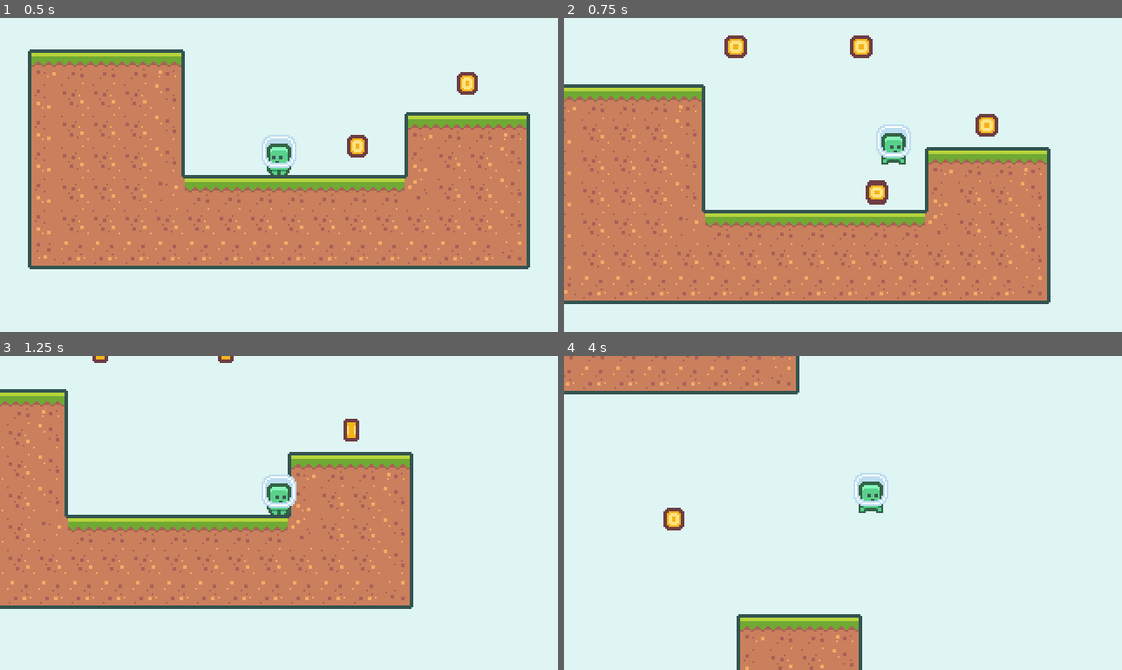
Above: before the commit, frames 1-4 (two rows, left to right).
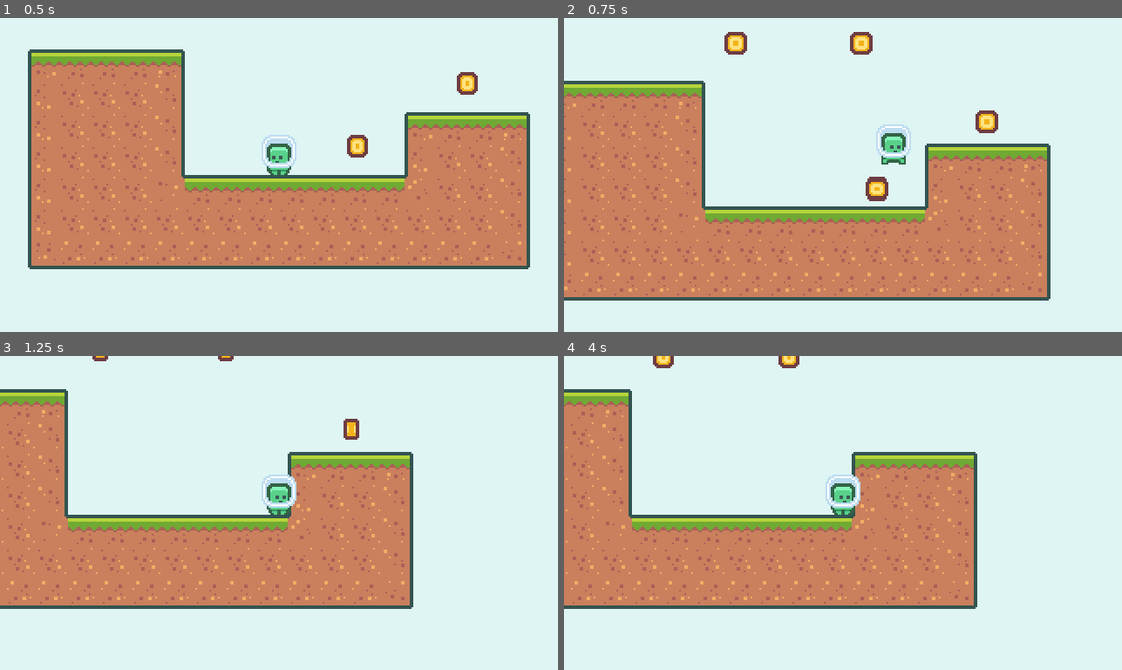
Above: after the commit, the same moments.

Repository: nahuakang/2dplatformer
Game: Godot game, scene res://scenes/Main.tscn
Two runs of this game, one before a commit and one after it. Both use one fixed random seed, a clock stepped at 60 frames per second and the inputs below.
Inputs:
- Up to frame 1 (0.5 s): no input
- Up to frame 2 (0.75 s): hold D (move_right) from 0.53 s (still down); hold W (jump) from 0.53 s (still down); tap Shift (dash) at 0.6 s
- Up to frame 3 (1.25 s): keep holding D (move_right); keep holding W (jump)
- Up to frame 4 (4 s): release W (jump) at 1.28 s; tap W (jump) at 1.35, 1.52, 1.82, 3.02, 3.32 s; tap Shift (dash) at 1.55, 2.1, 2.85 s; release D (move_right) at 2.03 s; hold A (move_left) 2.03-2.78 s; hold W (jump) 2.03-2.78 s; hold D (move_right) from 2.78 s (still down); hold W (jump) from 3.53 s (still down)

Frame 1 is identical in both runs. In frame 2, 12% of the frame differs, in the area x 0-88%, y 4-92%; in frame 3, less than 0.1%; in frame 4, 41%, in the area x 0-75%, y 0-100%.

Commit message:
Tweak player; add flag; add win condition

Diff:
--- a/scenes/BaseLevel.tscn
+++ b/scenes/BaseLevel.tscn
@@ -1,6 +1,7 @@
-[gd_scene load_steps=5 format=2]
+[gd_scene load_steps=6 format=2]
 
 [ext_resource path="res://scenes/TileMap.tscn" type="PackedScene" id=1]
+[ext_resource path="res://scenes/Flag.tscn" type="PackedScene" id=2]
 [ext_resource path="res://scenes/BaseLevel.gd" type="Script" id=3]
 [ext_resource path="res://scenes/GameCamera.tscn" type="PackedScene" id=4]
 [ext_resource path="res://scenes/Player.tscn" type="PackedScene" id=5]
@@ -13,6 +14,8 @@
 
 [node name="GameCamera" parent="." instance=ExtResource( 4 )]
 
+[node name="Flag" parent="." instance=ExtResource( 2 )]
+
 [node name="Enemies" type="Node2D" parent="."]
 
 [node name="Collectibles" type="Node2D" parent="."]
--- /dev/null
+++ b/scenes/Flag.gd
@@ -0,0 +1,9 @@
+extends Node2D
+
+signal player_won
+
+func _ready():
+	$Area2D.connect("area_entered", self, "on_area_entered")
+
+func on_area_entered(_area2d: Area2D) -> void:
+	emit_signal("player_won")
--- /dev/null
+++ b/scenes/Flag.tscn
@@ -0,0 +1,40 @@
+[gd_scene load_steps=7 format=2]
+
+[ext_resource path="res://assets/flag/tile_0131.png" type="Texture" id=1]
+[ext_resource path="res://assets/flag/tile_0112.png" type="Texture" id=2]
+[ext_resource path="res://assets/flag/tile_0111.png" type="Texture" id=3]
+[ext_resource path="res://scenes/Flag.gd" type="Script" id=4]
+
+[sub_resource type="RectangleShape2D" id=2]
+extents = Vector2( 8, 18 )
+
+[sub_resource type="SpriteFrames" id=1]
+animations = [ {
+"frames": [ ExtResource( 3 ), ExtResource( 2 ) ],
+"loop": true,
+"name": "default",
+"speed": 8.0
+} ]
+
+[node name="Flag" type="Node2D"]
+script = ExtResource( 4 )
+
+[node name="Area2D" type="Area2D" parent="."]
+position = Vector2( 6, -18 )
+collision_layer = 524288
+collision_mask = 0
+
+[node name="CollisionShape2D" type="CollisionShape2D" parent="Area2D"]
+shape = SubResource( 2 )
+
+[node name="Sprite" type="Sprite" parent="."]
+texture = ExtResource( 1 )
+centered = false
+offset = Vector2( 0, -18 )
+
+[node name="AnimatedSprite" type="AnimatedSprite" parent="."]
+position = Vector2( 0, -36 )
+frames = SubResource( 1 )
+frame = 1
+playing = true
+centered = false
--- a/scenes/Levels/Level_001.tscn
+++ b/scenes/Levels/Level_001.tscn
@@ -9,7 +9,10 @@
 [node name="Level_001" instance=ExtResource( 2 )]
 
 [node name="TileMap" parent="." index="0"]
-tile_data = PoolIntArray( -524314, 0, 0, -524313, 0, 1, -524 …(163 unchanged characters)… 89824, 0, 1, -589823, 0, 1, -589822, 0, 1, -589821, 0, 1, -589820, 0, 1, -589819, 0, 2, -458778, 0, 131072, -458777, 0, 131073, -458776, 0, 131073, -458775, 0, 131073, -458774, 0, 131073, -458773, 0, 131073, -458772, 0, 131073, -458771, 0, 131073, -458770, 0, 131074, -458756, 0, 131072, -458755, 0, 131073, -458754, 0, 131073, -458753, 0, 131073, -524288, 0, 131073, -524287, 0, 131073, -524286, 0, 131073, -524285, 0, 131073, -524284, 0, 131073, -524283, 0, 131074, -262177, 0, 0, -262176, 0,  …(2886 unchanged characters)…
+tile_data = PoolIntArray( -524314, 0, 0, -524313, 0, 1, -524 …(163 unchanged characters)… 89824, 0, 1, -589823, 0, 1, -589822, 0, 2, -458778, 0, 131072, -458777, 0, 131073, -458776, 0, 131073, -458775, 0, 131073, -458774, 0, 131073, -458773, 0, 131073, -458772, 0, 131073, -458771, 0, 131073, -458770, 0, 131074, -458756, 0, 131072, -458755, 0, 131073, -458754, 0, 131073, -458753, 0, 131073, -524288, 0, 131073, -524287, 0, 131073, -524286, 0, 131074, -262177, 0, 0, -262176, 0,  …(2886 unchanged characters)…
+
+[node name="Flag" parent="." index="2"]
+position = Vector2( 9, -162 )
 
 [node name="Enemy" parent="Enemies" index="0" instance=ExtResource( 1 )]
 position = Vector2( -414, 18 )
@@ -74,7 +77,7 @@
 [node name="Coin17" parent="Collectibles" index="17" instance=ExtResource( 4 )]
 position = Vector2( -207, -216 )
 
-[node name="Hazards" parent="." index="4"]
+[node name="Hazards" parent="." index="5"]
 position = Vector2( 18, 0 )
 
 [node name="Spikes" parent="Hazards" index="0" instance=ExtResource( 5 )]
@@ -101,5 +104,5 @@
 [node name="Spikes8" parent="Hazards" index="7" instance=ExtResource( 5 )]
 position = Vector2( -603, -90 )
 
-[node name="Player" parent="." index="5"]
+[node name="Player" parent="." index="6"]
 position = Vector2( 0, 36 )
--- a/scenes/Player.gd
+++ b/scenes/Player.gd
@@ -15,12 +15,13 @@
 
 var max_dash_speed = 500
 var min_dash_speed = 200
-var is_state_new = true
+var has_dash = false
 
-var jump_speed = 360
+var jump_speed = 330
 var jump_termination_multiplier = 4
 var has_double_jump = false
 
+var is_state_new = true
 var current_state = State.NORMAL
 
 func _ready() -> void:
@@ -76,9 +77,11 @@
 
 	if (is_on_floor()):
 		has_double_jump = true
+		has_dash = true
 
-	if (Input.is_action_just_pressed("dash")):
+	if (has_dash && Input.is_action_just_pressed("dash")):
 		call_deferred("change_state", State.DASH)
+		has_dash = false
 
 	update_animation()
 
Binary file added: assets/flag/tile_0111.png
Not shown, added: assets/flag/tile_0111.png.import
Binary file added: assets/flag/tile_0112.png
Not shown, added: assets/flag/tile_0112.png.import
Binary file added: assets/flag/tile_0131.png
Not shown, added: assets/flag/tile_0131.png.import
